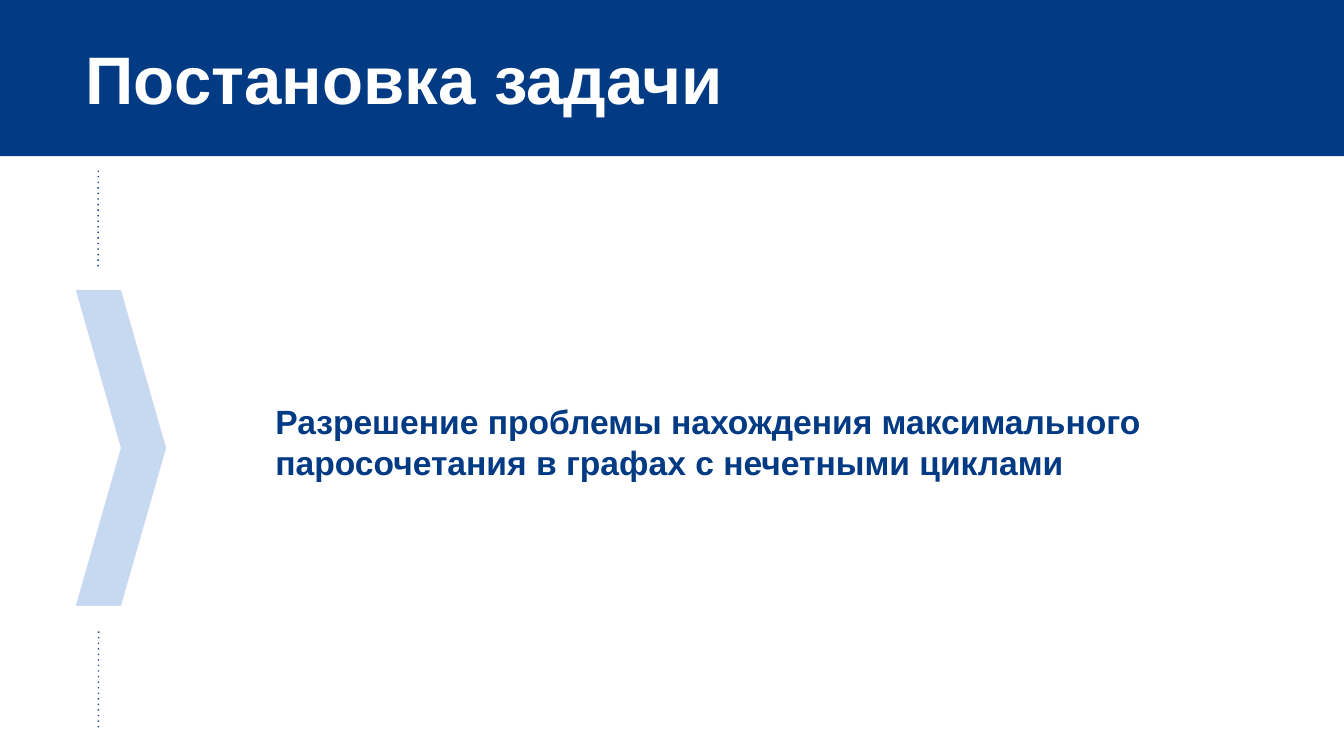
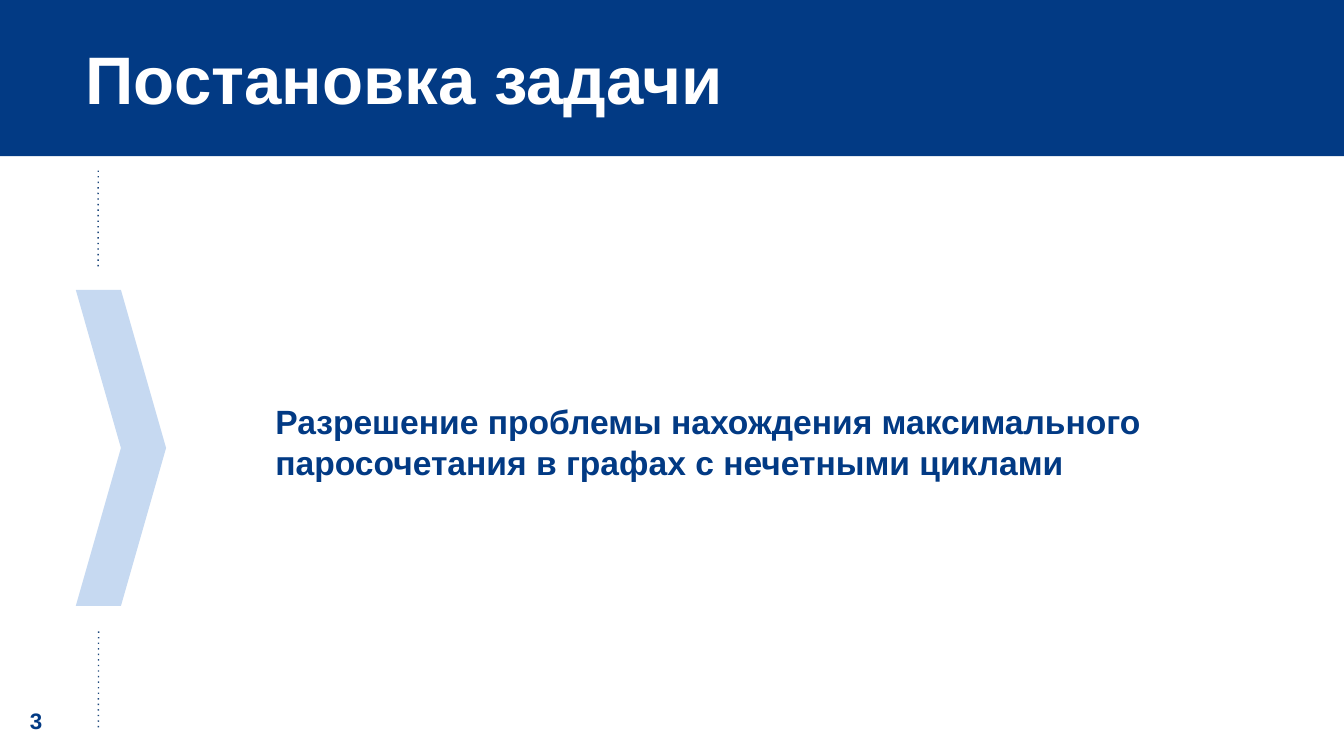
Before and after one commit to evgeniya-f/blossom, a slide deck: slide 3 of Алгоритм сжатия цветков.pptx. Drawn at 1344x756 pixels with LibreOffice and Linux fonts; fonts in the diff are those of the drawing. Boxes give left, top, right and bottom in pixels: in the first picture for what was removed or moved away, otherwise in the second. Text is boxed around its words. In the diff, an @@ line names an element or a change of style, - is before the commit and + after.

```diff
--- a/Алгоритм сжатия цветков.pptx
+++ b/Алгоритм сжатия цветков.pptx
@@ text added at [30,713,42,730], 16 pt, text #023A84, bold @@
+3
```
Also in this commit, not shown: 8 other slides changed, 2 slides added, 1 other file.
